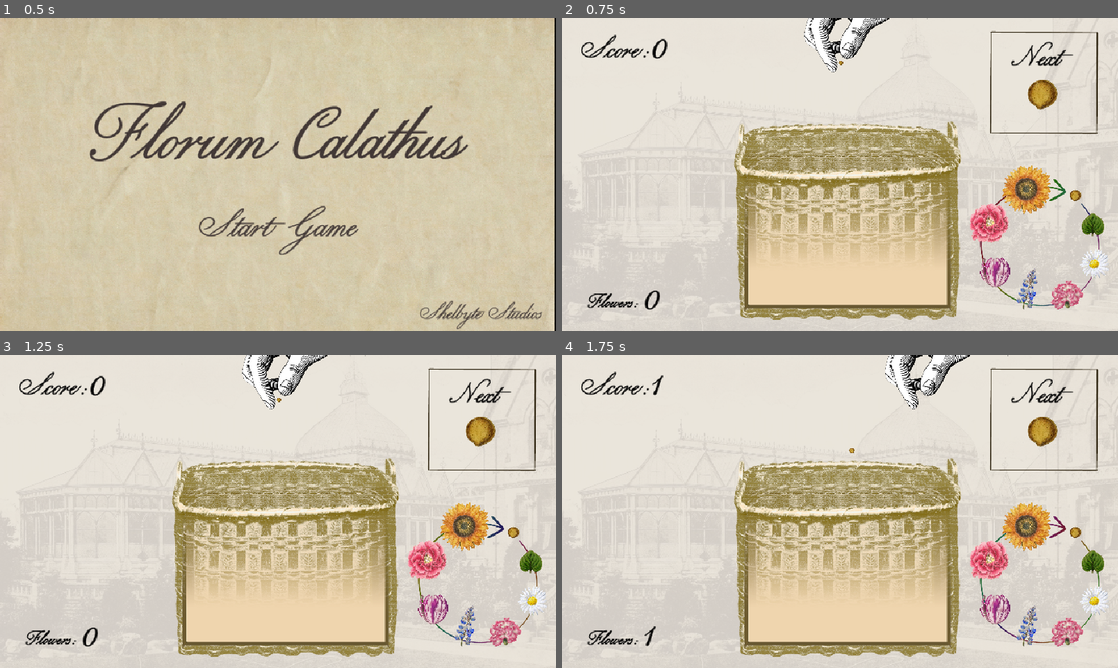
Above: before the commit, frames 1-4 (two rows, left to right).
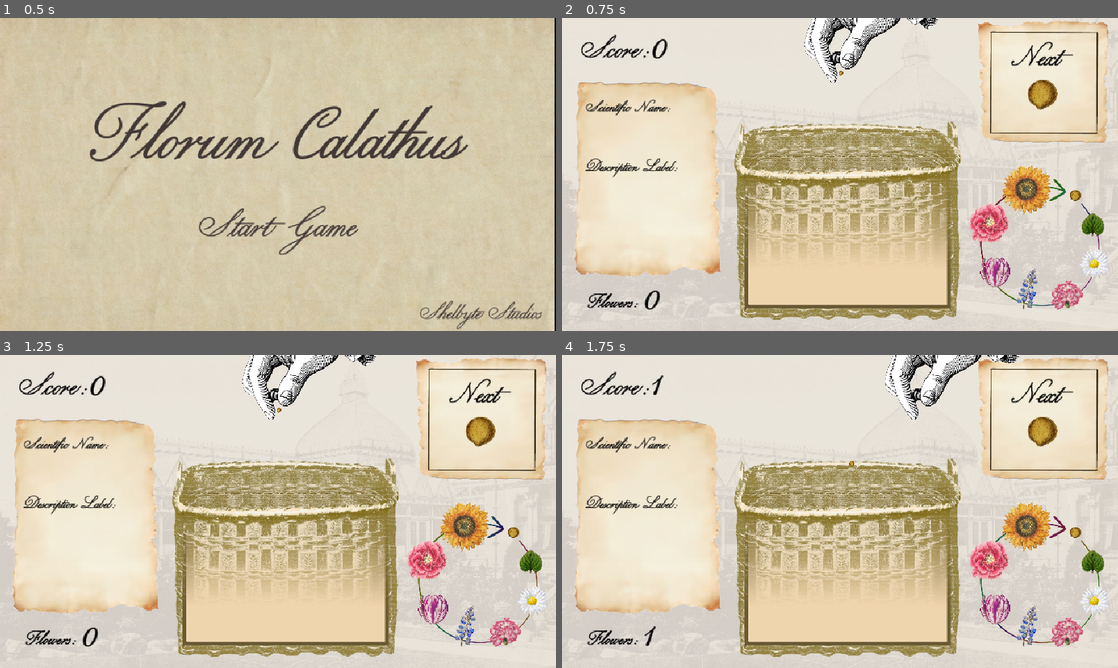
Above: after the commit, the same moments.

Repository: ClebMartin/GMTKGameJam2025
Game: Godot game, scene res://scenes/mainMenu.tscn
The game is run twice, just before and just after one commit, with the same random seed, the same clock (stepped at 60 frames per second) and the same inputs.
Inputs (mouse positions are in pixels of both pictures, inside the frame that each line leads up to):
- Up to frame 1 (0.5 s): no input
- Up to frame 2 (0.75 s): click "Start Game" at 0.5 s
- Up to frame 3 (1.25 s): no input
- Up to frame 4 (1.75 s): tap Enter at 1.25 s; move the mouse to (962, 495) at 1.27 s; hold Right (right) from 1.28 s (still down); hold Space (drop) from 1.28 s (still down)

Frame 1 is identical in both runs. In frame 2, 11% of the frame differs, in the area x 2-99%, y 0-83%; in frame 3, 11%; in frame 4, 11%.

Commit message:
finetuning, add parchment

Diff:
--- a/gmtk-game-jam-2025/default_bus_layout.tres
+++ b/gmtk-game-jam-2025/default_bus_layout.tres
@@ -3,6 +3,7 @@
 [sub_resource type="AudioEffectReverb" id="AudioEffectReverb_j3pel"]
 resource_name = "Reverb"
 room_size = 0.02
+wet = 0.08
 
 [resource]
 bus/0/volume_db = -0.030508
@@ -14,3 +15,9 @@
 bus/1/send = &"Master"
 bus/1/effect/0/effect = SubResource("AudioEffectReverb_j3pel")
 bus/1/effect/0/enabled = true
+bus/2/name = &"Pop"
+bus/2/solo = false
+bus/2/mute = false
+bus/2/bypass_fx = false
+bus/2/volume_db = -5.04538
+bus/2/send = &"Master"
--- a/gmtk-game-jam-2025/scenes/droppables/seed.tscn
+++ b/gmtk-game-jam-2025/scenes/droppables/seed.tscn
@@ -16,10 +16,12 @@
 script = ExtResource("1_m4twh")
 
 [node name="Sprite2D" type="Sprite2D" parent="."]
+position = Vector2(-0.16131, 4.83869)
 scale = Vector2(0.0572626, 0.0572626)
 texture = ExtResource("1_bsos0")
 
 [node name="CollisionShape2D" type="CollisionShape2D" parent="."]
+position = Vector2(-0.16131, 4.83869)
 shape = SubResource("CircleShape2D_m4twh")
 
 [connection signal="body_entered" from="." to="." method="_on_body_entered"]
--- a/gmtk-game-jam-2025/scenes/game.tscn
+++ b/gmtk-game-jam-2025/scenes/game.tscn
@@ -10,6 +10,7 @@
 [ext_resource type="PackedScene" uid="uid://c2qa0oan4fjgc" path="res://scenes/utils/BackgroundMusic.tscn" id="5_iywne"]
 [ext_resource type="PackedScene" uid="uid://kspneow8828p" path="res://scenes/utils/BackgroundSounds.tscn" id="6_p57ef"]
 [ext_resource type="Texture2D" uid="uid://ba8ejg10vkj6" path="res://assets/sprites/basketFront@0.33x.png" id="6_vtaks"]
+[ext_resource type="Texture2D" uid="uid://bfeoe0f0ddfhf" path="res://assets/sprites/parchment2.png" id="8_sgl2t"]
 [ext_resource type="Texture2D" uid="uid://dwav2g2fhlsfl" path="res://assets/sprites/seed.png" id="8_ssvqc"]
 [ext_resource type="Texture2D" uid="uid://coshgaemn2pao" path="res://assets/sprites/leaf.png" id="9_264po"]
 [ext_resource type="Texture2D" uid="uid://daapepie3qhbt" path="res://assets/sprites/daisy.png" id="10_1kice"]
@@ -76,7 +77,7 @@
 position = Vector2(492, 498)
 
 [node name="Player" parent="." instance=ExtResource("3_lnu2h")]
-position = Vector2(480, 72)
+position = Vector2(480, 90)
 
 [node name="Camera2D" type="Camera2D" parent="."]
 position = Vector2(480, 272)
@@ -105,8 +106,44 @@
 theme_override_font_sizes/font_size = 64
 text = "Score:"
 
+[node name="Description" type="Node2D" parent="."]
+
+[node name="ParchmentLong" type="Sprite2D" parent="Description"]
+position = Vector2(148, 276)
+rotation = 1.57079
+scale = Vector2(0.544261, 0.57397)
+texture = ExtResource("8_sgl2t")
+
+[node name="NameLabel" type="Label" parent="Description"]
+offset_left = 41.0
+offset_top = 139.0
+offset_right = 260.0
+offset_bottom = 177.0
+theme_override_colors/font_color = Color(0, 0, 0, 1)
+theme_override_constants/outline_size = 1
+theme_override_fonts/font = ExtResource("4_lbhrr")
+theme_override_font_sizes/font_size = 32
+text = "Scientific Name:"
+
+[node name="DescriptionText2" type="Label" parent="Description"]
+offset_left = 40.0
+offset_top = 242.0
+offset_right = 268.0
+offset_bottom = 280.0
+theme_override_colors/font_color = Color(0, 0, 0, 1)
+theme_override_constants/outline_size = 1
+theme_override_fonts/font = ExtResource("4_lbhrr")
+theme_override_font_sizes/font_size = 32
+text = "Description Label:"
+
 [node name="QueueGroup" type="Node2D" parent="."]
 position = Vector2(0, -40)
+
+[node name="ParchmentLong2" type="Sprite2D" parent="QueueGroup"]
+position = Vector2(830, 154)
+rotation = -1.57079
+scale = Vector2(0.340946, 0.513799)
+texture = ExtResource("8_sgl2t")
 
 [node name="QueueText" type="Label" parent="QueueGroup"]
 offset_left = 775.0
@@ -214,14 +251,17 @@
 [node name="Pop1" type="AudioStreamPlayer2D" parent="SFX"]
 stream = ExtResource("23_sww3w")
 max_polyphony = 3
+bus = &"Pop"
 
 [node name="Pop2" type="AudioStreamPlayer2D" parent="SFX"]
 stream = ExtResource("24_suyxu")
 max_polyphony = 3
+bus = &"Pop"
 
 [node name="Pop3" type="AudioStreamPlayer2D" parent="SFX"]
 stream = ExtResource("25_sgl2t")
 max_polyphony = 3
+bus = &"Pop"
 
 [node name="Rustle1" type="AudioStreamPlayer2D" parent="SFX"]
 stream = ExtResource("26_qouja")
--- a/gmtk-game-jam-2025/scenes/mainMenu.tscn
+++ b/gmtk-game-jam-2025/scenes/mainMenu.tscn
@@ -7,15 +7,16 @@
 [ext_resource type="AudioStream" uid="uid://hf6eet75t0r" path="res://assets/sounds/cartoon-mouth-plop-pop-bubble-02.ogg" id="5_y35fp"]
 [ext_resource type="AudioStream" uid="uid://5b7uc4wfdug2" path="res://assets/sounds/cartoon-mouth-plop-pop-bubble-03.ogg" id="6_dj72i"]
 [ext_resource type="AudioStream" uid="uid://ceqoiposw7k0y" path="res://assets/sounds/foley-leaves-rustle-medium-01.ogg" id="7_6b2wv"]
+[ext_resource type="PackedScene" uid="uid://kspneow8828p" path="res://scenes/utils/BackgroundSounds.tscn" id="8_y35fp"]
 
 [sub_resource type="RectangleShape2D" id="RectangleShape2D_48ign"]
 size = Vector2(911, 20)
 
 [sub_resource type="RectangleShape2D" id="RectangleShape2D_c7uy4"]
-size = Vector2(33, 554)
+size = Vector2(33, 594)
 
 [sub_resource type="RectangleShape2D" id="RectangleShape2D_qkhwq"]
-size = Vector2(38.5, 546.5)
+size = Vector2(38.5, 587.5)
 
 [sub_resource type="RectangleShape2D" id="RectangleShape2D_3d1i7"]
 size = Vector2(1028.5, 44)
@@ -45,11 +46,11 @@
 [node name="CollisionArea2D" type="StaticBody2D" parent="."]
 
 [node name="CollisionShape2D" type="CollisionShape2D" parent="CollisionArea2D"]
-position = Vector2(-17, 269)
+position = Vector2(-17, 289)
 shape = SubResource("RectangleShape2D_c7uy4")
 
 [node name="CollisionShape2D2" type="CollisionShape2D" parent="CollisionArea2D"]
-position = Vector2(977.75, 272.75)
+position = Vector2(977.75, 293.25)
 shape = SubResource("RectangleShape2D_qkhwq")
 
 [node name="CollisionShape2D3" type="CollisionShape2D" parent="CollisionArea2D"]
@@ -143,3 +144,5 @@
 stream = ExtResource("7_6b2wv")
 volume_db = 0.4
 max_polyphony = 3
+
+[node name="BackgroundMusic" parent="." instance=ExtResource("8_y35fp")]
--- a/gmtk-game-jam-2025/scenes/player.tscn
+++ b/gmtk-game-jam-2025/scenes/player.tscn
@@ -21,7 +21,6 @@
 offset = Vector2(319.196, -149.373)
 
 [node name="Seed" type="Sprite2D" parent="."]
-visible = false
 position = Vector2(1, 7)
 scale = Vector2(0.0479516, 0.0479516)
 texture = ExtResource("4_qlg0r")
@@ -35,14 +34,13 @@
 
 [node name="Daisy" type="Sprite2D" parent="."]
 visible = false
-position = Vector2(2, 7)
-scale = Vector2(0.0816733, 0.0816733)
+scale = Vector2(0.140044, 0.140044)
 texture = ExtResource("5_fjrip")
 
 [node name="Carnation" type="Sprite2D" parent="."]
 visible = false
-position = Vector2(-1.14441e-05, -3.8147e-06)
-scale = Vector2(0.152204, 0.152204)
+position = Vector2(1, -3.8147e-06)
+scale = Vector2(0.138801, 0.152204)
 texture = ExtResource("6_y4r1p")
 
 [node name="Bluebonnet" type="Sprite2D" parent="."]
Binary file added: gmtk-game-jam-2025/assets/sprites/parchment2.png
Not shown, added: gmtk-game-jam-2025/assets/sprites/parchment2.png.import
Binary file added: gmtk-game-jam-2025/assets/sprites/parchmentLong.png
Not shown, added: gmtk-game-jam-2025/assets/sprites/parchmentLong.png.import
Not shown: 1 places in gmtk-game-jam-2025/scenes/game.tscn that only renumber resources
Not shown: 1 places in gmtk-game-jam-2025/scenes/mainMenu.tscn that only renumber resources
